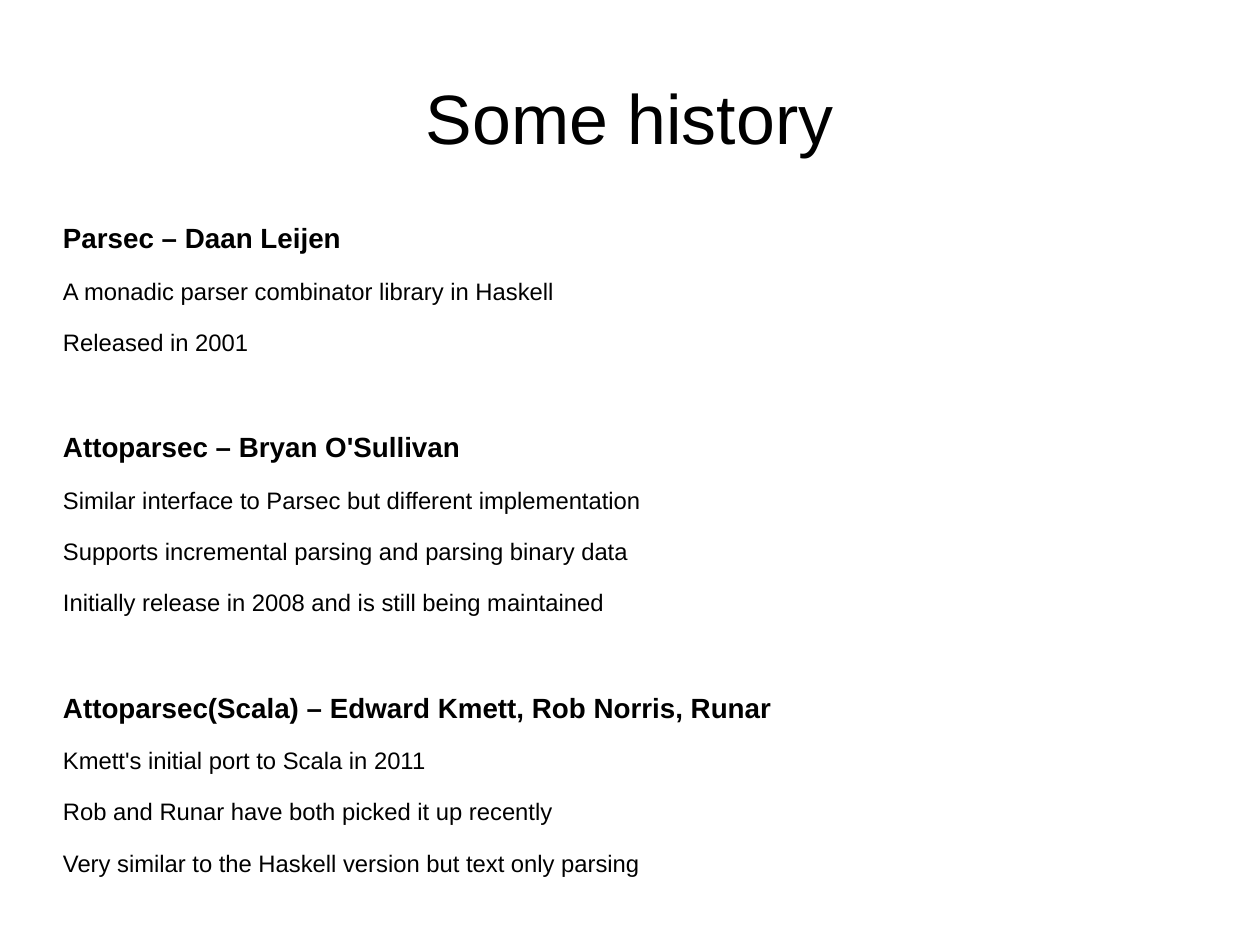
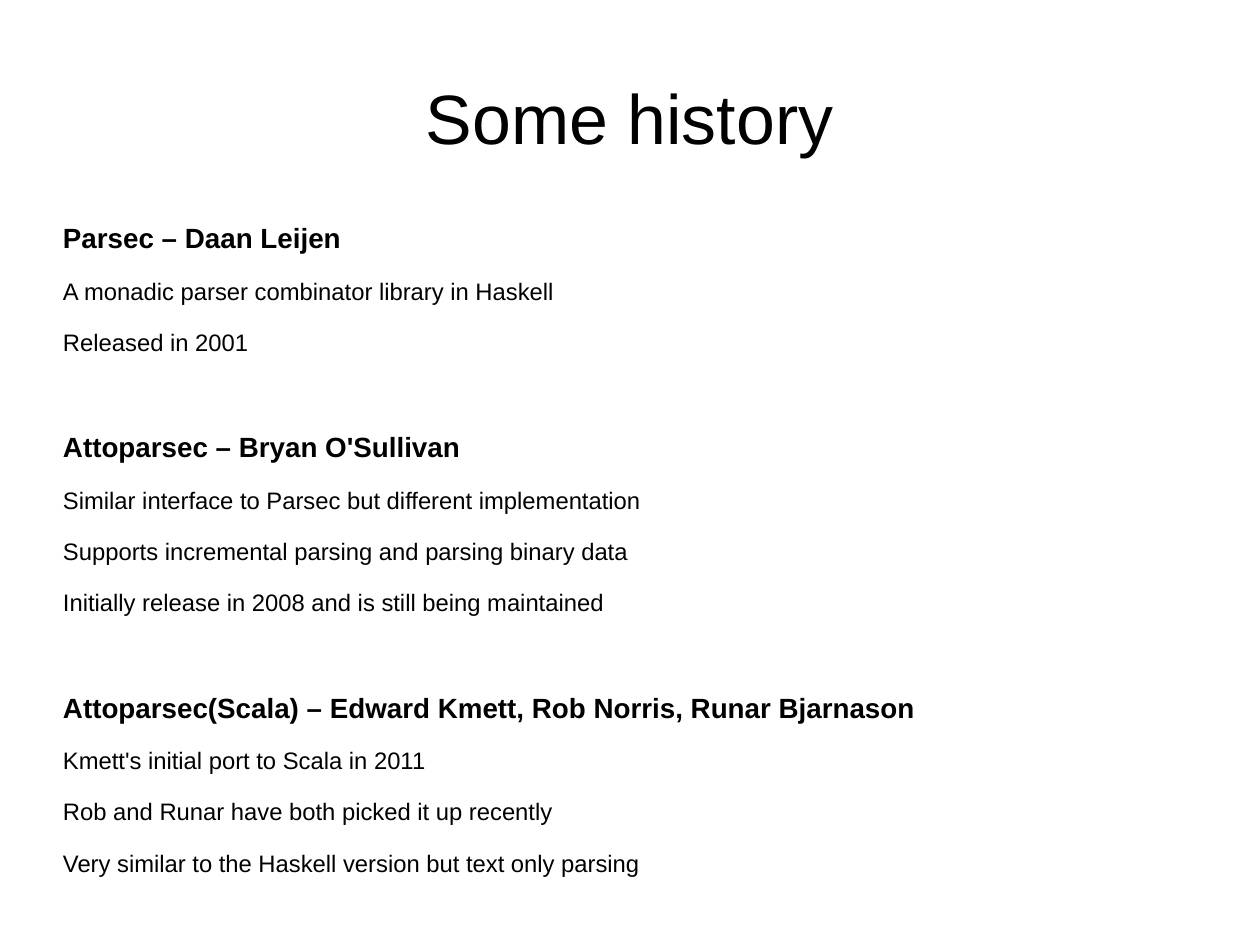
Before and after one commit to marcsaegesser/AttoparsecPresentation, a slide deck: slide 3 of AttoparsecPresentation.odp. Drawn at 1260x945 pixels with LibreOffice and Linux fonts; fonts in the diff are those of the drawing. Boxes give left, top, right and bottom in pixels: in the first picture for what was removed or moved away, otherwise in the second. Text is boxed around its words. In the diff, an @@ line names an element or a change of style, - is before the commit and + after.

```diff
--- a/AttoparsecPresentation.odp
+++ b/AttoparsecPresentation.odp
@@ text at <box>63,698,915,723</box>: text changed @@
-Attoparsec(Scala) – Edward Kmett, Rob Norris, Runar
+Attoparsec(Scala) – Edward Kmett, Rob Norris, Runar Bjarnason
```
Also in this commit, not shown: 2 other slides changed, 3 other files.
